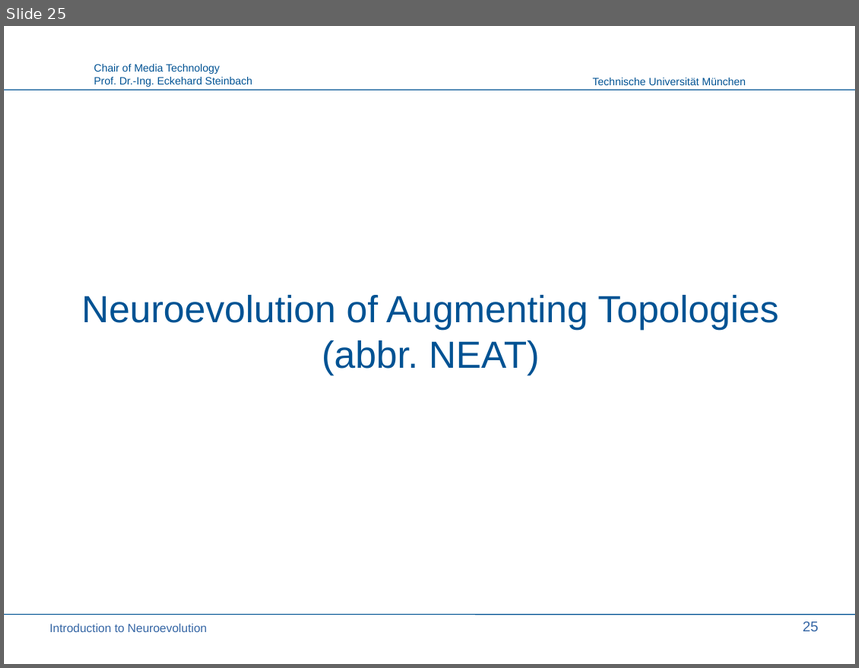
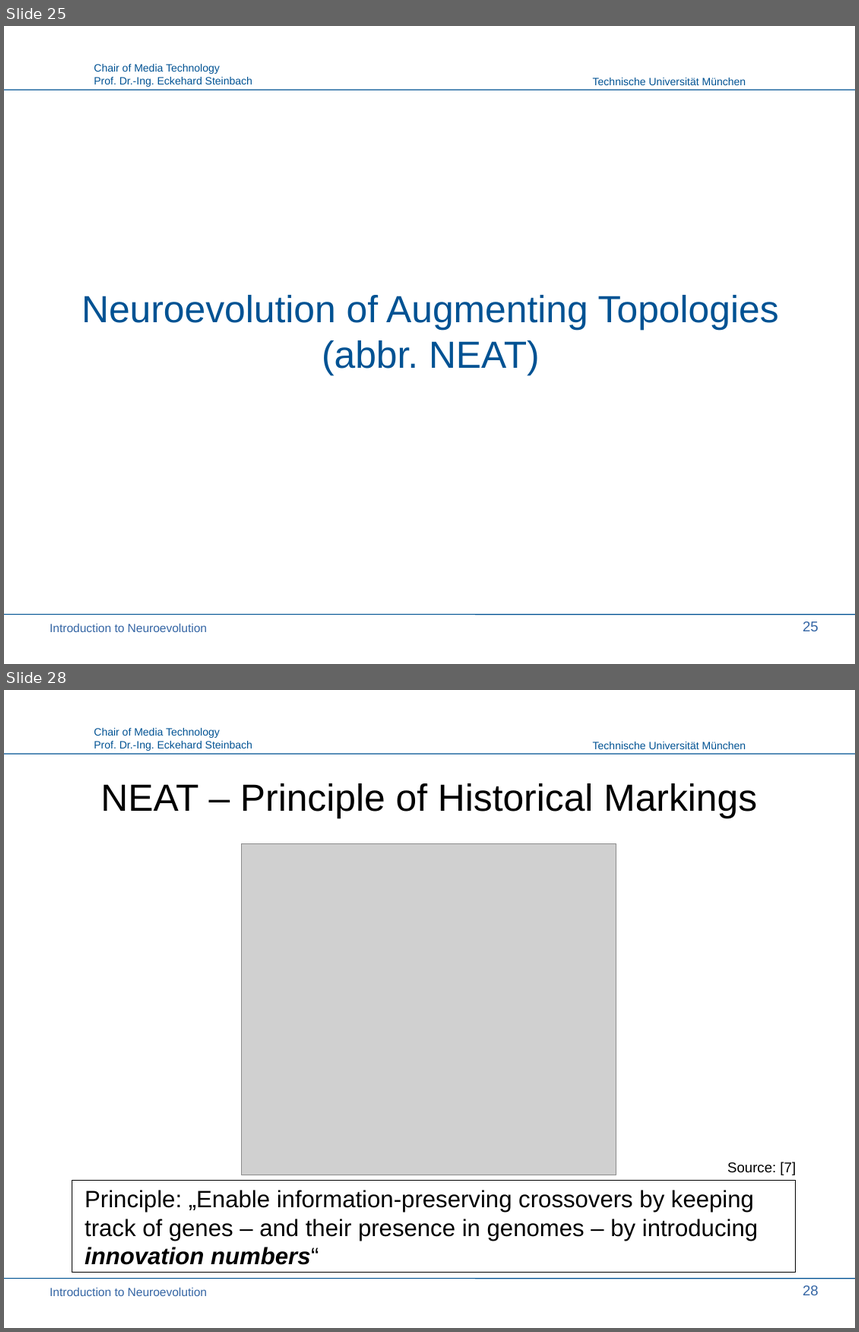
Before and after one commit to PaulPauls/Neuroevolution_of_Augmenting_Topologies_Paper, a slide deck: presentation/neuroevolution_presentation.odp. Shown one above the other, each under a label of ours: slide 25 before the commit, slides 25 and 28 after it; the slides between them are not shown. The pictures are 859x668 and 859x1332 pixels, drawn with LibreOffice and Linux fonts; fonts in the diff are those of the drawing; grey boxes stand for pictures; background and template pictures are left out. Boxes give left, top, right and bottom in pixels: in the first picture for what was removed or moved away, otherwise in the second. Text is boxed around its words. In the diff, an @@ line names an element or a change of style, - is before the commit and + after.

Commit message:
Cropped Images; Advanced presentation up to including 'Principle of Speciation'; Added pdf version

```diff
--- a/presentation/neuroevolution_presentation.odp
+++ b/presentation/neuroevolution_presentation.odp
@@ slide 28 added at box(4, 690, 855, 1328), background #FFFFFF; not listed: 4 template elements that a slide beside it also shows @@
@@ title added at box(101, 783, 757, 818), 32 pt, text #000000 @@
+NEAT – Principle of Historical Markings
@@ picture added at box(241, 844, 616, 1176) @@
@@ text added at box(728, 1162, 796, 1176), 12 pt, text #000000 @@
+Source: [7]
@@ rectangle added at box(72, 1180, 796, 1273), fill #FFFFFF, outline #000000 0 pt @@
@@ text added at box(85, 1190, 758, 1265), 20 pt, text #000000 @@
+Principle: „Enable information-preserving crossovers by keeping track of genes – and their presence in genomes – by introducing innovation numbers“
@@ text added at box(50, 1287, 207, 1296), 10 pt, text #3465A4 @@
+Introduction to Neuroevolution
@@ page number added at box(803, 1286, 819, 1296), 12 pt, text #3465A4 @@
+28
```
Also in this commit, not shown: 6 slides changed, 2 other slides added, 4 other files.
